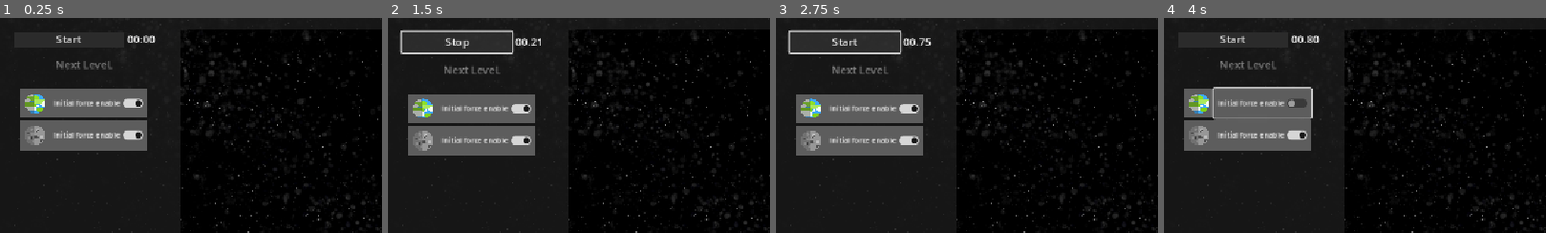
Above: before the commit, frames 1-4 (left to right).
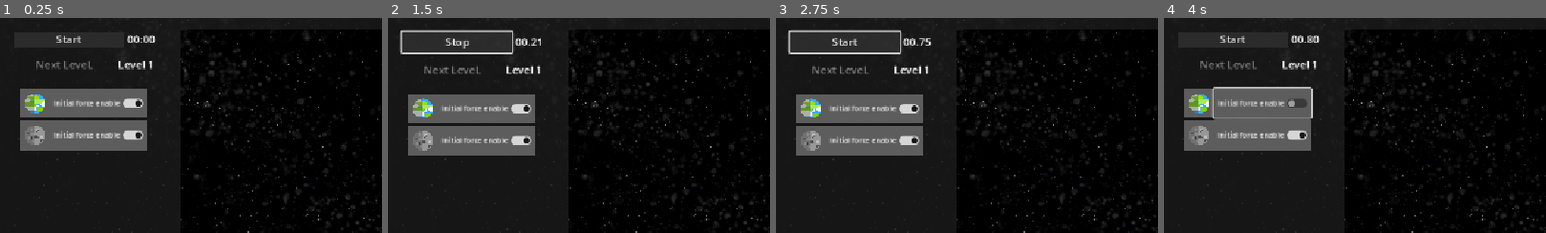
Above: after the commit, the same moments.

Repository: Ahmed-Dardouri/GMTK_prototype_orbits
Game: Godot game, scene res://scenes/game.tscn
The game is run twice, just before and just after one commit, with the same random seed, the same clock (stepped at 60 frames per second) and the same inputs.
Inputs (mouse positions are % of the whole screen's width and height, from its top left):
- Up to frame 1 (0.25 s): no input
- Up to frame 2 (1.5 s): click (84, 89) at 0.52 s; click "Start" at 1.25 s
- Up to frame 3 (2.75 s): click "Stop" at 2 s
- Up to frame 4 (4 s): click "Start" at 2.75 s; click "Initial force enable" at 3.5 s
The pictures show only the part of the screen within x 0-50%, y 0-50%; the shares and areas given below are measured in that part.

The runs differ from the first frame. In frame 1, 0.6% of the frame differs, in the area x 9-40%, y 20-24%; in frame 2, 0.5%; in frame 3, 0.5%; in frame 4, 0.6%.

Commit message:
added level number

Diff:
--- a/scenes/ui.tscn
+++ b/scenes/ui.tscn
@@ -61,13 +61,25 @@
 layout_mode = 2
 text = "00:00"
 
-[node name="level_up_button" type="Button" parent="PanelContainer/MarginContainer/VBoxContainer"]
+[node name="HBoxContainer2" type="HBoxContainer" parent="PanelContainer/MarginContainer/VBoxContainer"]
 layout_mode = 2
+
+[node name="level_up_button" type="Button" parent="PanelContainer/MarginContainer/VBoxContainer/HBoxContainer2"]
+layout_mode = 2
+size_flags_horizontal = 3
 theme_override_styles/hover = SubResource("StyleBoxFlat_nt7q6")
 theme_override_styles/pressed = SubResource("StyleBoxFlat_x4jx1")
 theme_override_styles/normal = SubResource("StyleBoxFlat_yev5y")
 disabled = true
 text = "Next LeveL"
+
+[node name="Levelstr" type="Label" parent="PanelContainer/MarginContainer/VBoxContainer/HBoxContainer2"]
+layout_mode = 2
+text = "Level"
+
+[node name="Levelnum" type="Label" parent="PanelContainer/MarginContainer/VBoxContainer/HBoxContainer2"]
+layout_mode = 2
+text = "1"
 
 [node name="MarginContainer" type="MarginContainer" parent="PanelContainer/MarginContainer/VBoxContainer"]
 layout_mode = 2
@@ -84,4 +96,4 @@
 size_flags_vertical = 0
 
 [connection signal="button_down" from="PanelContainer/MarginContainer/VBoxContainer/HBoxContainer/Button" to="." method="_on_button_button_down"]
-[connection signal="button_down" from="PanelContainer/MarginContainer/VBoxContainer/level_up_button" to="." method="_on_level_up_button_button_down"]
+[connection signal="button_down" from="PanelContainer/MarginContainer/VBoxContainer/HBoxContainer2/level_up_button" to="." method="_on_level_up_button_button_down"]
--- a/scripts/game.gd
+++ b/scripts/game.gd
@@ -31,6 +31,7 @@
 		box.failed.connect(god.failed)
 
 func start_level()-> void:
+	ui.set_level_num(level + 1)
 	set_god_children()
 	connect_bodies_signals()
 	timer.start()
--- a/scripts/ui.gd
+++ b/scripts/ui.gd
@@ -7,7 +7,8 @@
 @onready var bodies_ui = $PanelContainer/MarginContainer/VBoxContainer/MarginContainer/bodies_ui
 @onready var play_button = $PanelContainer/MarginContainer/VBoxContainer/HBoxContainer/Button
 @onready var counter_label = $PanelContainer/MarginContainer/VBoxContainer/HBoxContainer/Label
-@onready var next_lvl = $PanelContainer/MarginContainer/VBoxContainer/level_up_button
+@onready var next_lvl_button = $PanelContainer/MarginContainer/VBoxContainer/HBoxContainer2/level_up_button
+@onready var level_num_label = $PanelContainer/MarginContainer/VBoxContainer/HBoxContainer2/Levelnum
 
 var button_Start_text = "Start"
 var button_Stop_text = "Stop"
@@ -89,8 +90,11 @@
 	if counter_value > COUNTER_WIN_CON && timer_sigmal_emitted == false:
 		timer_sigmal_emitted = true
 		counter_label.add_theme_color_override("font_color", Color.GREEN)
-		next_lvl.disabled = false
+		next_lvl_button.disabled = false
 
 func _on_level_up_button_button_down() -> void:
 	emit_signal("next_level_request")
-	next_lvl.disabled = true
+	next_lvl_button.disabled = true
+
+func set_level_num(value: int) -> void:
+	level_num_label.text = str(value)
